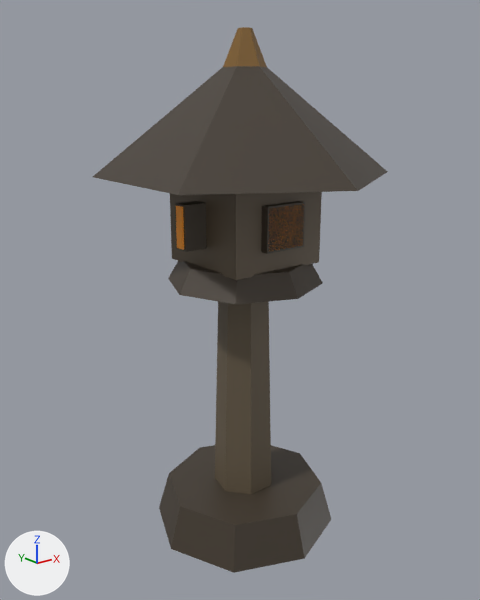
What one commit did to the glTF model client/public/models/stone-lantern.glb.
Both versions are drawn from a camera (50 mm lens) standing at (-1.248, -1.538, 1.392) and looking at (-0.012, 0.007, 0.774). The axes (+X, +Y, +Z) are drawn at lower left. The lights are the same throughout. The first picture is the older version. Vertices at exactly the same position are counted once.

Before the edit, the objects in view are built like this:
```python
me_flame = bpy.data.meshes.new('flame')
me_flame.from_pydata(...)  # a box spanning x -0.065..0.065, y -0.185..-0.155, z 0.97..1.09; a box spanning x -0.065..0.065, y 0.155..0.185, z 0.97..1.09; a box spanning x 0.105..0.235, y -0.015..0.015, z 0.97..1.09; a box spanning x -0.235..-0.105, y -0.015..0.015, z 0.97..1.09
me_flame.materials.append(mat_defaultmaterial)
me_stone_lantern_body = bpy.data.meshes.new('stone_lantern_body')
me_stone_lantern_body.from_pydata(...)  # 120 vertices, 200 faces; spans x -0.38..0.38, y -0.44..0.44, z 0.0..1.56
me_stone_lantern_body.materials.append(mat_defaultmaterial_001)
ob_flame = bpy.data.objects.new('flame', me_flame)
ob_flame.location = (0.0, 0.0, 0.0)
ob_stone_lantern_body = bpy.data.objects.new('stone_lantern_body', me_stone_lantern_body)
ob_stone_lantern_body.location = (0.0, 0.0, 0.0)
```
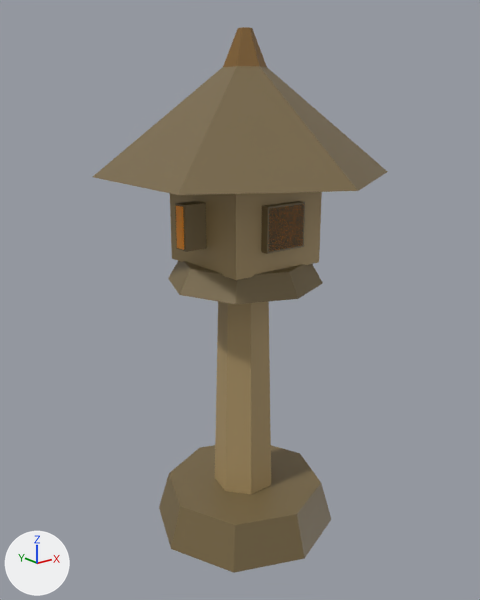
The change in detail:
me_stone_lantern_body has 120 vertices, 200 faces and spans x -0.38..0.38, y -0.44..0.44, z 0.0..1.56.
me_stone_lantern_body is used by ob_stone_lantern_body; location (0.0, 0.0, 0.0).
me_stone_lantern_body part 1: 176 faces centred in x -0.27..0.27, y -0.26..0.26, z 0.0..1.46 are repainted in the vertex colours; the middle colour goes from brown #443b30 to brown #7a6947.

Where the change shows, as pixel boxes (x1, y1, x2, y2) in the pictures (480 x 600 px):
part 1 of me_stone_lantern_body, recoloured (lighter)
    both: (93, 66, 388, 573)
